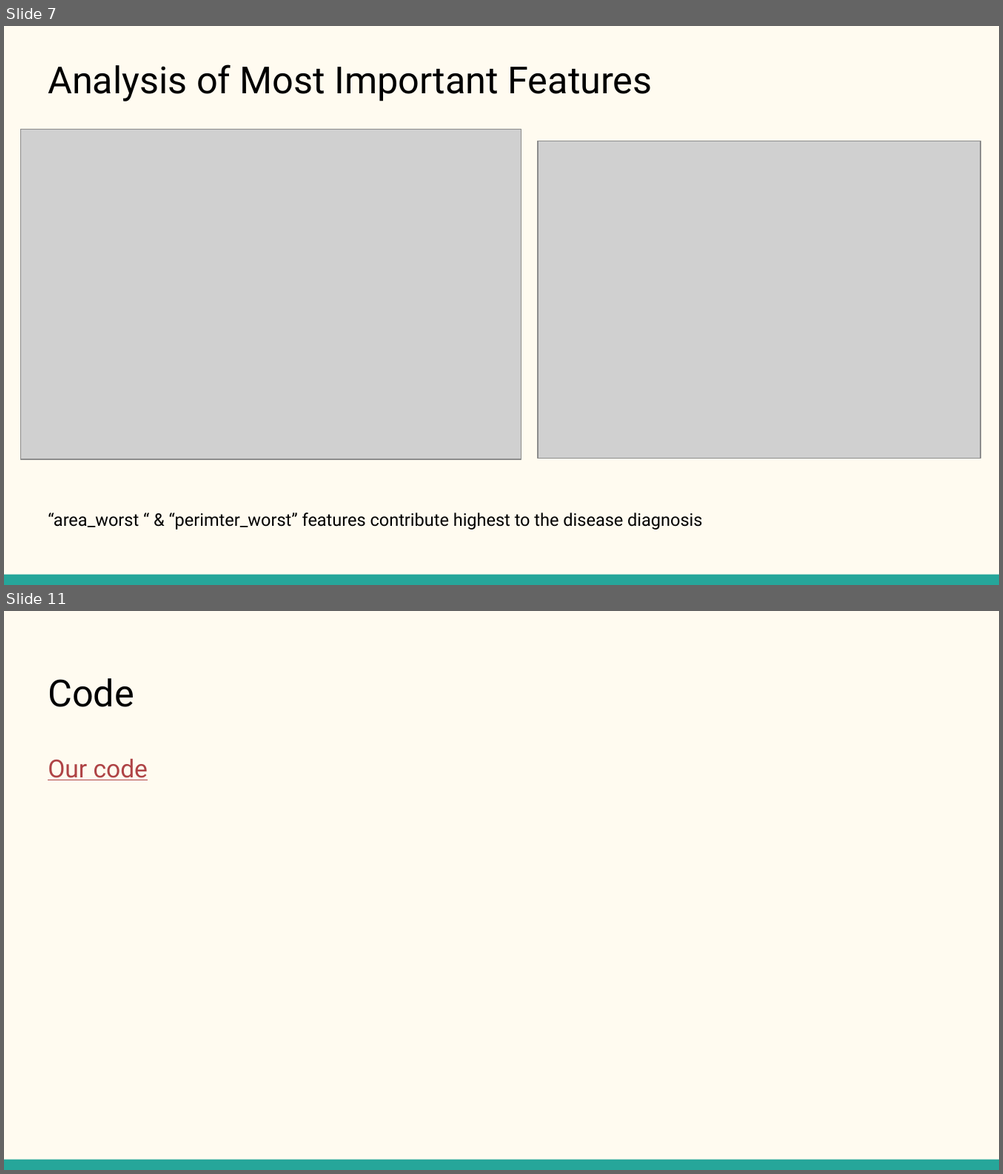
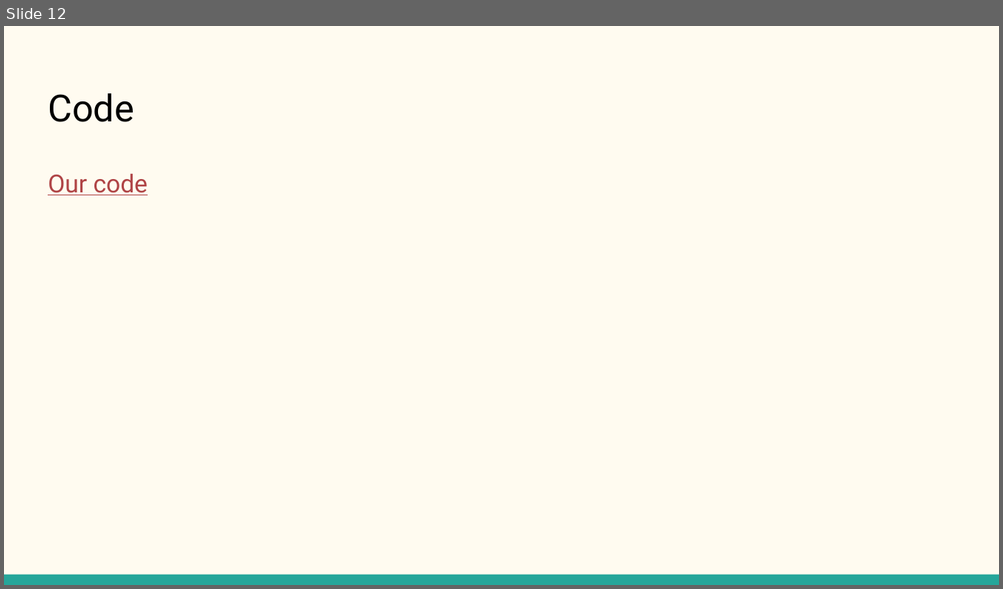
Before and after one commit to steventhestudent/CS4662_Project, a slide deck: Reports/CS 4662 Heart Failure Presentation.pptx. Shown one above the other, each under a label of ours: slides 7 and 11 before the commit, slide 12 after it; the slides between them are not shown. The pictures are 1003x1174 and 1003x589 pixels, drawn with LibreOffice and Linux fonts; fonts in the diff are those of the drawing; grey boxes stand for pictures. Boxes give left, top, right and bottom in pixels: in the first picture for what was removed or moved away, otherwise in the second. Text is boxed around its words. In the diff, an @@ line names an element or a change of style, - is before the commit and + after.

```diff
--- a/Reports/CS 4662 Heart Failure Presentation.pptx
+++ b/Reports/CS 4662 Heart Failure Presentation.pptx
@@ slide 7 removed at (4, 26, 999, 585), background #FFFBF0; not listed: 1 template element that a slide beside it also shows @@
@@ title removed at (48, 64, 652, 101) @@
-Analysis of Most Important Features
@@ picture removed at (21, 130, 521, 460) @@
@@ picture removed at (538, 141, 981, 459) @@
@@ text removed at (48, 513, 702, 530) @@
-“area_worst “ & “perimter_worst” features contribute highest to the disease diagnosis
@@ what was slide 11 is now slide 12 @@
```
Also in this commit, not shown: 2 slides changed, 5 slides added, 3 other slides removed, 4 other files.
